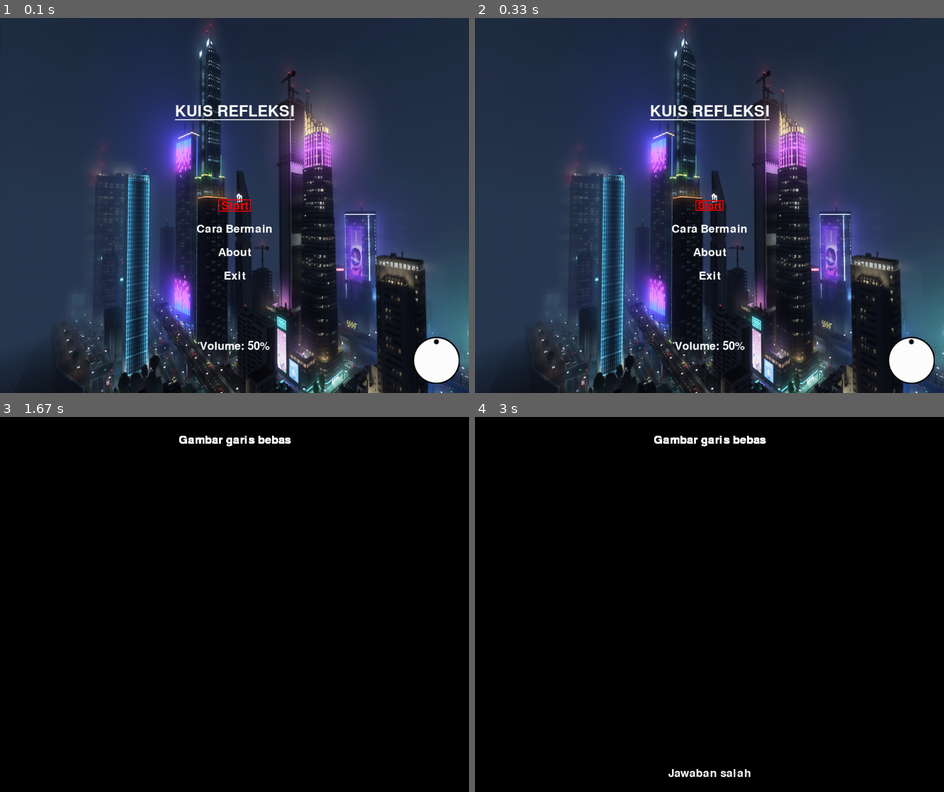
Above: before the commit, frames 1-4 (two rows, left to right).
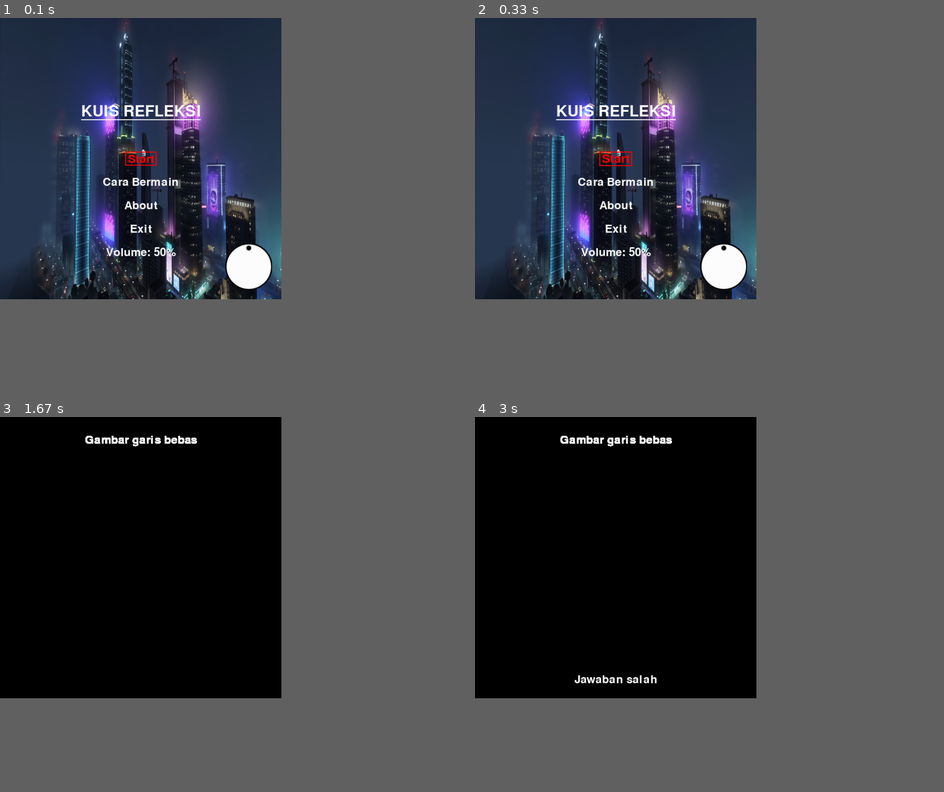
Above: after the commit, the same moments.

Repository: dafiraone/tugas-python
Game: pygame game, started from Grafika Komputer Terapan/project-akhir/main.py
Same seed, same stepped clock (60 frames per second), same inputs: the game is played once before the commit and once after it.
Inputs:
- Up to frame 1 (0.1 s): no input
- Up to frame 2 (0.33 s): no input
- Up to frame 3 (1.67 s): tap Enter at 0.33 s; hold 3 0.67-1.13 s; hold Right 0.67-1.13 s
- Up to frame 4 (3 s): tap Enter at 2.17 s
The window is 900x720 before the commit and 540x540 after it. Grey fills any space a smaller window leaves; there, only what the larger window draws over its background counts as a difference.

The runs differ from the first frame. In frame 1, 74% of the frame differs, in the area x 0-100%, y 0-100%; in frame 2, 74%; in frame 3, 0.6%; in frame 4, 1.1%.

Commit message:
add before after
translation & scaling

Diff:
--- a/Grafika Komputer Terapan/project-akhir/main.py
+++ b/Grafika Komputer Terapan/project-akhir/main.py
@@ -3,64 +3,52 @@
 import math
 import random
 
-# Initialize Pygame
 pygame.init()
 
-# Constants
-WIDTH, HEIGHT = 1000, 800
+WIDTH, HEIGHT = 600, 600
 FPS = 60
 
-# Colors
 WHITE = (255, 255, 255)
 BLACK = (0, 0, 0)
 RED = (255, 0, 0)
 
-# Set up the display
 screen = pygame.display.set_mode((WIDTH, HEIGHT))
 pygame.display.set_caption("Project Akhir Grafika Komputer Terapan - Kelompok 9")
 clock = pygame.time.Clock()
 surface = pygame.Surface((WIDTH, HEIGHT))
 
-# Background image (replace 'background.jpg' with the path to your image)
 try:
     background_image = pygame.image.load('background.png')
     background_image = pygame.transform.scale(background_image, (WIDTH, HEIGHT))
 except:
     background_image = None
 
-# Fonts
 font = pygame.font.Font(None, 36)
 header_font = pygame.font.Font(None, 48)
 
-# Menu options
+# Menu
 menu_options = ['Start', 'Cara Bermain', 'About', 'Exit']
 selected_menu = 0
 
-# Animation variables
 animation_time = 0
-animation_duration = 0.5  # in seconds
-
-# Music file (replace 'music.mp3' with the path to your music file)
+animation_duration = 1  # per detik
+
 music_file = 'music.mp3'
 
-# Load music and play it
 pygame.mixer.music.load(music_file)
 pygame.mixer.music.play(-1)  # -1 means play indefinitely
 
-# Volume control variables
-volume = 0.5  # initial volume
+volume = 0.5
 pygame.mixer.music.set_volume(volume)
-volume_icon = pygame.image.load('volume_icon.png')  # replace with your volume icon
+volume_icon = pygame.image.load('volume_icon.png')
 volume_step = 0.5
 
-# Rotation variables for volume icon
-rotate_angle = 0  # initial rotation angle
-
-# Transition variables
+rotate_angle = 0
+
+
 target_rect_y = HEIGHT // 2 + selected_menu
 current_rect_y = target_rect_y
 
-# Main loop
 running = True
 menu = None
 cursor_position = []
@@ -295,6 +283,7 @@
                 screen.fill(BLACK)
             text = 'Tekan enter untuk memilih menu\nTekan panah atas/bawah untuk navigasi menu\nTekan panah kiri/kanan untuk kontrol volume\nKlik kiri mouse untuk membuat garis\nKetik angka 1-5 untuk menjawab pertanyaan\nTekan backspace untuk kembali ke menu'
             draw_text = [pygame.font.Font(None, 36).render(line, True, WHITE) for line in text.split('\n')]
+
             for i, render_line in enumerate(draw_text):
                 draw_text_rect = render_line.get_rect(center=(WIDTH // 2, (HEIGHT // 2 - 100) + i * 50))
                 surface.blit(render_line, draw_text_rect)
@@ -328,18 +317,19 @@
         for i, option in enumerate(menu_options):
             text = font.render(option, True, WHITE if i != selected_menu else RED)
 
-            # Calculate animation scale based on a sine function for the selected menu
+            # Animasi teks berdenyut
             if i == selected_menu:
-                animation_scale = 1 + 0.1 * math.sin(animation_time * 2 * math.pi / animation_duration)
+                animation_scale = 1 + 0.1 * math.sin(animation_time *2* math.pi / animation_duration)
+                # animation_scale = 1.3 # no text beat animation
                 text = pygame.transform.scale(text, (int(text.get_width() * animation_scale),
                                                     int(text.get_height() * animation_scale)))
 
             text_rect = text.get_rect(center=(WIDTH // 2, HEIGHT // 2 + i * 50))
 
-            # Draw the rectangle background for the selected menu
+            # Kotak merah
             if i == selected_menu:
-                rect_width = int(1.2 * text.get_width())
-                rect_height = text.get_height()
+                rect_width = int(text.get_width()+10)
+                rect_height = text.get_height() + 5
                 rect_x = WIDTH // 2 - rect_width // 2
                 rect_y = int(current_rect_y) - rect_height // 2
 
@@ -350,6 +340,7 @@
         # Interpolasi posisi untuk transisi
         target_rect_y = HEIGHT // 2 + selected_menu * 50
         current_rect_y += (target_rect_y - current_rect_y) * 0.1
+        # current_rect_y += (target_rect_y - current_rect_y) # no red rect animation
 
 
         # rotated_volume_icon = pygame.transform.rotate(volume_icon, rotate_angle)
